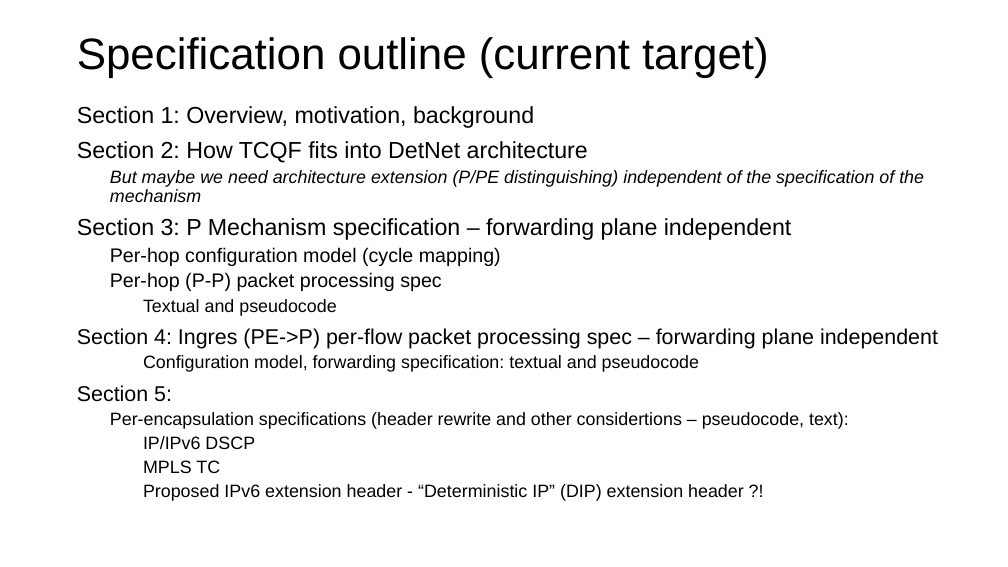
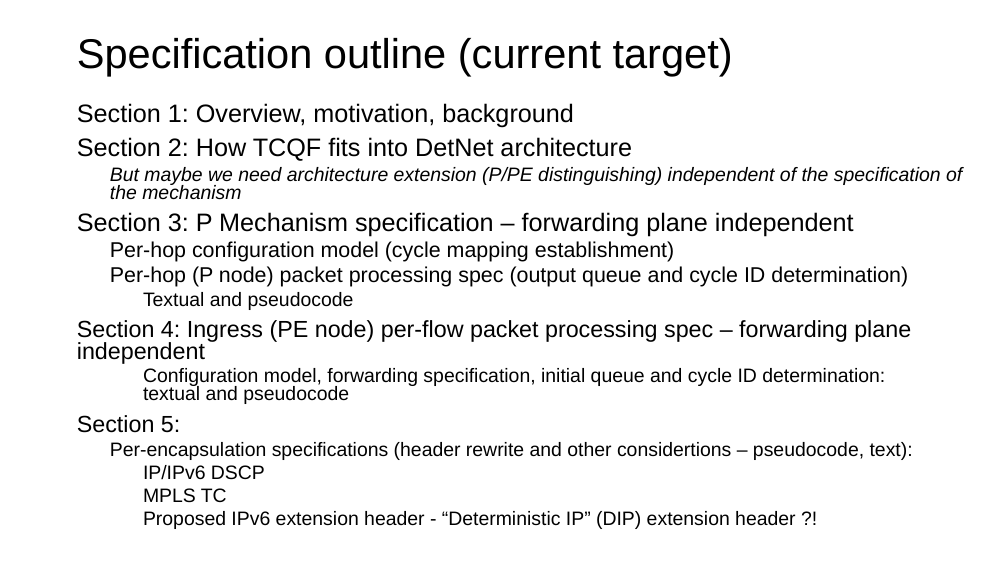
Before and after one commit to toerless/detnet, a slide deck: slide 32 of tcqf-slides.pptx. Drawn at 1008x567 pixels with LibreOffice and Linux fonts; fonts in the diff are those of the drawing. Boxes give left, top, right and bottom in pixels: in the first picture for what was removed or moved away, otherwise in the second. Text is boxed around its words. In the diff, an @@ line names an element or a change of style, - is before the commit and + after.

```diff
--- a/tcqf-slides.pptx
+++ b/tcqf-slides.pptx
@@ title "Specification outline (current target)" at (77, 38, 733, 76): size 41.8 to 39.6 pt; line spacing 0.89 to 0.9 @@
@@ text at (77, 103, 962, 529): size 22.1 to 24.1 pt in "Section 1: Overview, motivation, background", "Section 2: How TCQF fits into DetNet ...", "Section 3: P Mechanism specification – forwarding ..."; size 17 to 18.5 pt in "But maybe we need architecture extension (P/PE ...", "Textual and pseudocode", "Per-encapsulation specifications (header rewrite and other c ...", "IP/IPv6 DSCP" and 2 more places; size 20.4 to 22.2 pt in "Section 5:"; line spacing 0.87 to 0.77 @@
@@ text at (110, 241, 908, 287): text changed; size 18.7 to 20.4 pt @@
-  Per-hop configuration model (cycle mapping)
-  Per-hop (P-P) packet processing spec
+  Per-hop configuration model (cycle mapping establishment)
+  Per-hop (P node) packet processing spec (output queue and cycle ID determination)
@@ text at (77, 320, 911, 404): text changed; size 20.4 to 18.5 pt @@
-Section 4: Ingres (PE->P) per-flow packet processing spec – forwarding plane independent
-    Configuration model, forwarding specification: textual and pseudocode
+Section 4: Ingress (PE node) per-flow packet processing spec – forwarding plane independent
+    Configuration model, forwarding specification, initial queue and cycle ID determination:
+    textual and pseudocode
```
Also in this commit, not shown: 9 other slides changed.
